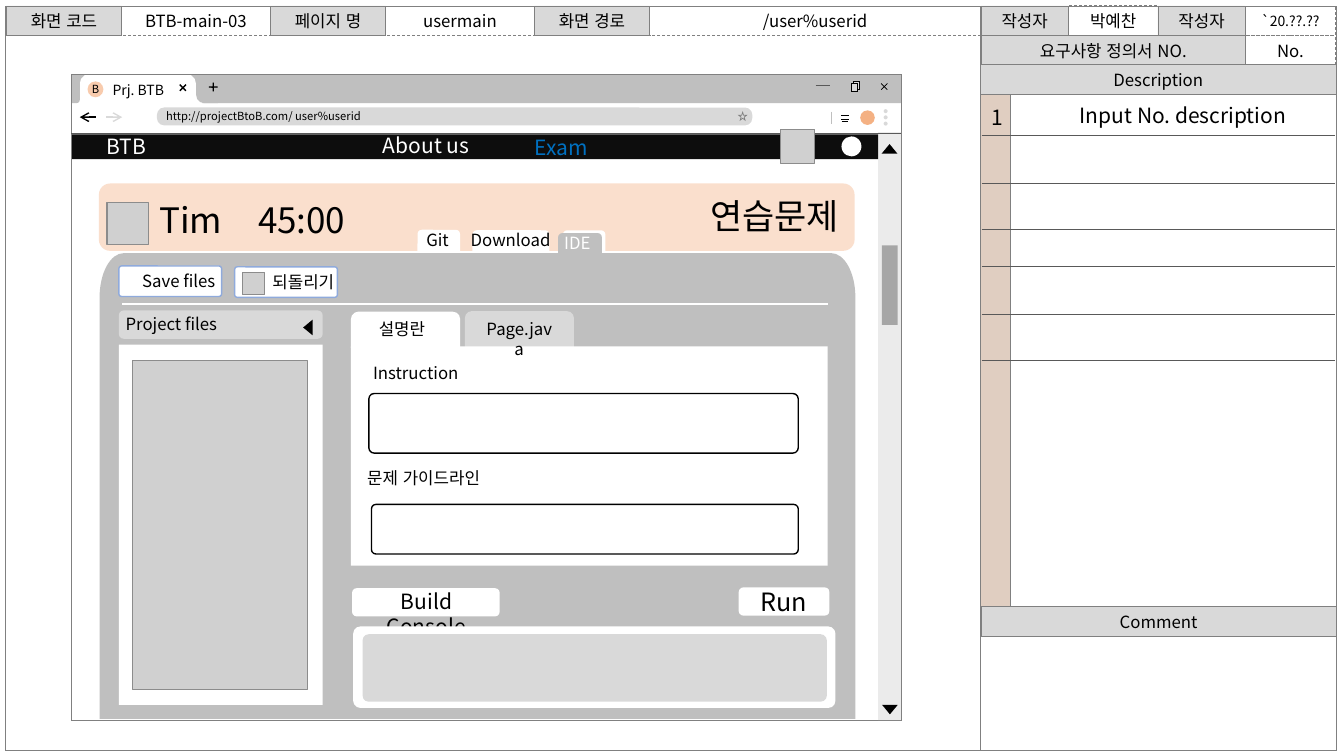
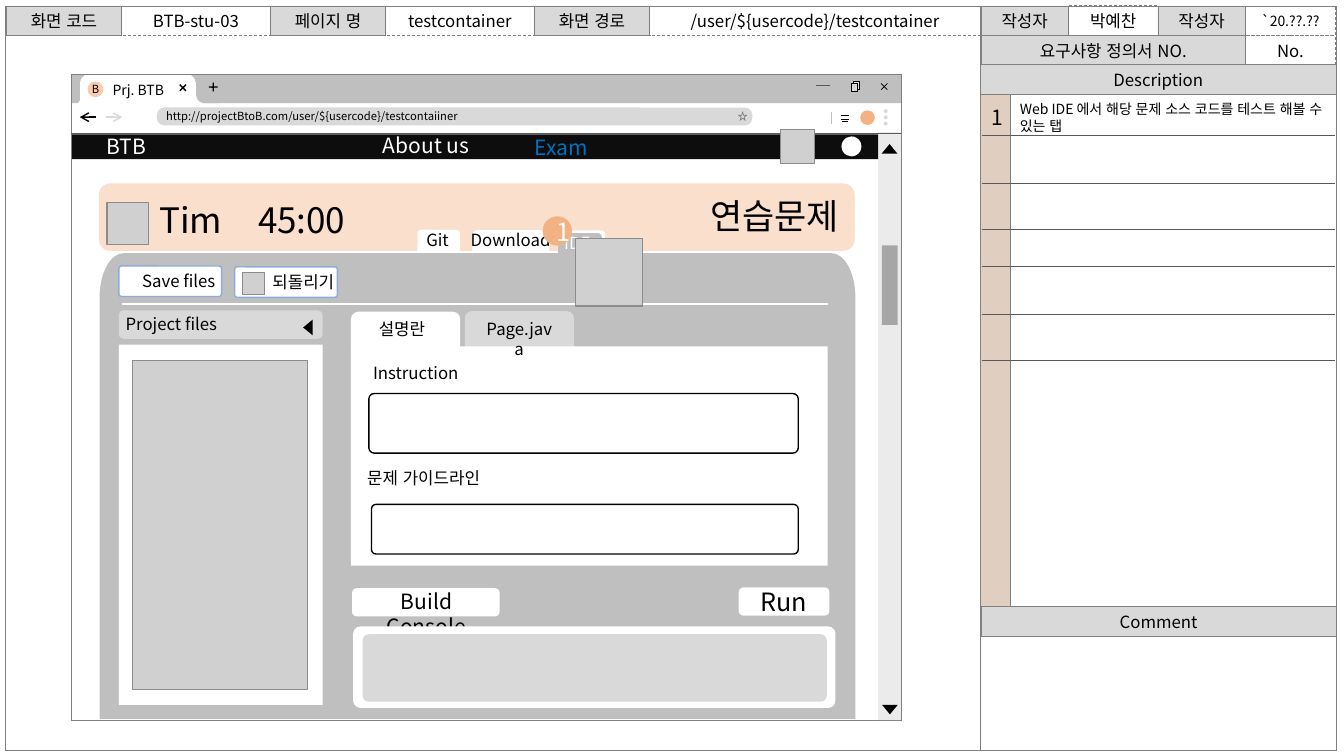
Before and after one commit to PYC1080/MSA_Mentoring, a slide deck: slide 42 of project/BtoB_Storyboard.pptx (slide 43 before the commit). Drawn at 1344x756 pixels with LibreOffice and Linux fonts; fonts in the diff are those of the drawing; grey boxes stand for pictures; background and template pictures are left out. Boxes give left, top, right and bottom in pixels: in the first picture for what was removed or moved away, otherwise in the second. Text is boxed around its words. In the diff, an @@ line names an element or a change of style, - is before the commit and + after.

```diff
--- a/project/BtoB_Storyboard.pptx
+++ b/project/BtoB_Storyboard.pptx
@@ text in rectangle at <box>153,14,239,28</box>: text changed @@
-BTB-main-03
+BTB-stu-03
@@ text in rectangle at <box>408,14,511,28</box>: text changed @@
-usermain
+testcontainer
@@ text in rectangle at <box>691,13,940,30</box>: text changed @@
-/user%userid
+/user/${usercode}/testcontainer
@@ text at <box>166,110,458,123</box>: text changed @@
-http://projectBtoB.com/ user%userid
+http://projectBtoB.com/user/${usercode}/testcontaiiner
@@ text added at <box>1020,102,1322,132</box>, 10 pt, text #000000 @@
+Web IDE 에서 해당 문제 소스 코드를 테스트 해볼 수 있는 탭
@@ text removed at <box>1080,106,1286,128</box> @@
-Input No. description
@@ ellipse added at <box>542,217,572,246</box>, fill #F4B183, 18 pt, text #FFFFFF @@
+1
@@ picture added at <box>576,239,643,307</box> @@
```
Also in this commit, not shown: 47 other slides changed, 38 slides added, 8 slides removed.
